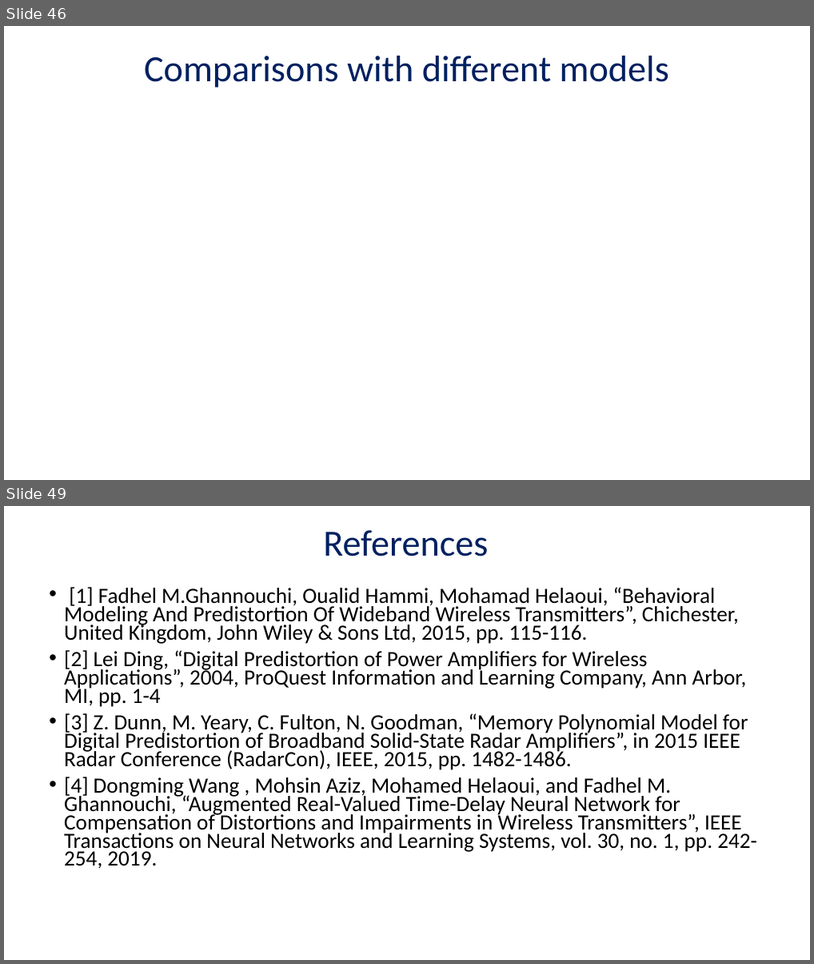
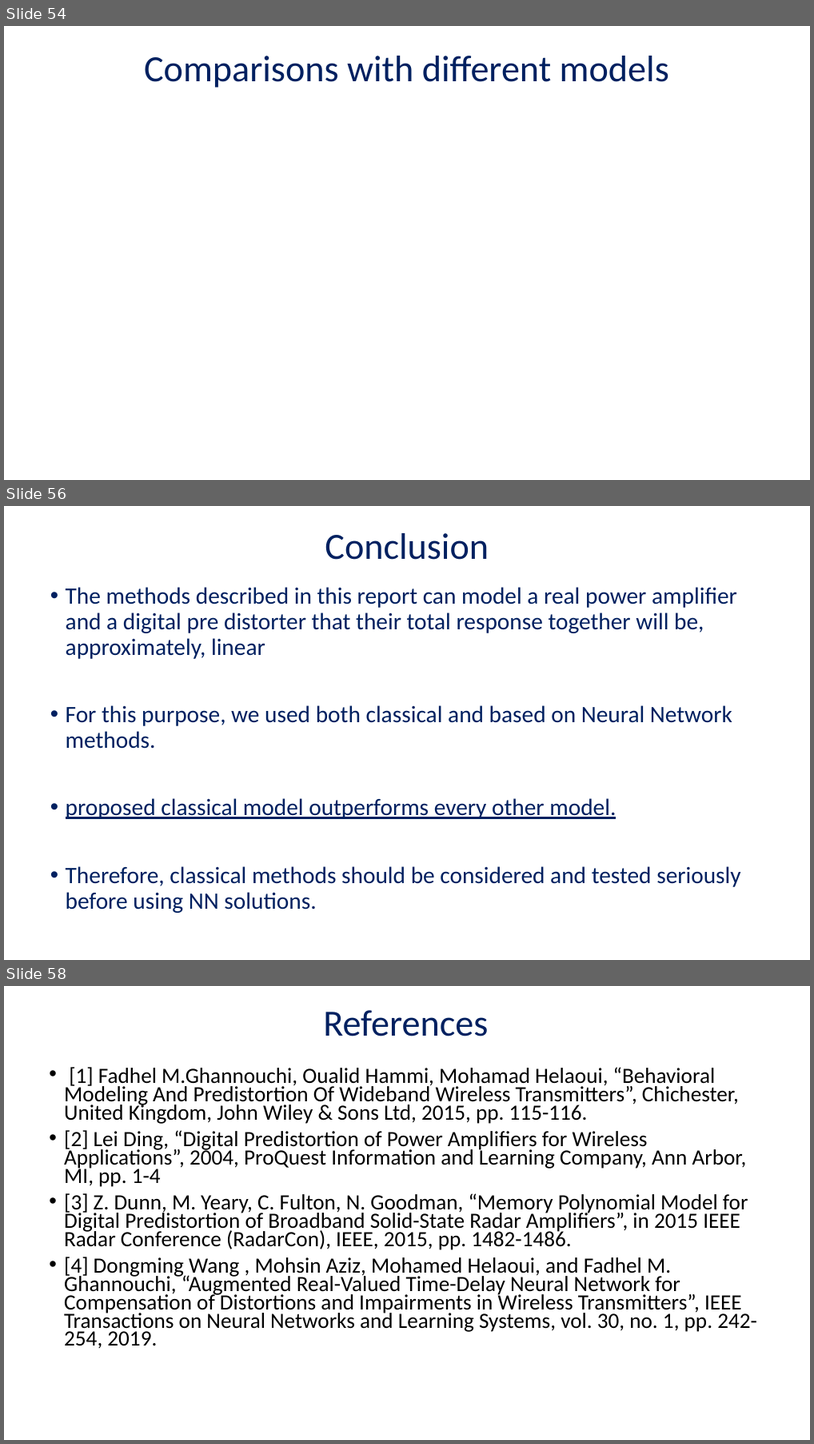
Before and after one commit to AdirCN/DPD, a slide deck: documents/Final Presentation.pptx. Shown one above the other, each under a label of ours: slides 46 and 49 before the commit, slides 54, 56 and 58 after it; the slides between them are not shown. The pictures are 814x964 and 814x1444 pixels, drawn with LibreOffice and Linux fonts; fonts in the diff are those of the drawing; background and template pictures are left out. Boxes give left, top, right and bottom in pixels: in the first picture for what was removed or moved away, otherwise in the second. Text is boxed around its words. In the diff, an @@ line names an element or a change of style, - is before the commit and + after.

```diff
--- a/documents/Final Presentation.pptx
+++ b/documents/Final Presentation.pptx
@@ slide 56 added at (4, 506, 810, 960), background #FFFFFF @@
@@ text added at (325, 533, 489, 560), 44 pt, text #002060 @@
+Conclusion
@@ text added at (66, 587, 741, 912), 28 pt, text #002060 @@
+• The methods described in this report can model a real power amplifier and a digital pre distorter that their total response together will be, approximately, linear
+• For this purpose, we used both classical and based on Neural Network methods.
+• proposed classical model outperforms every other model.
+• Therefore, classical methods should be considered and tested seriously before using NN solutions.
@@ what was slide 46 is now slide 54 @@
@@ what was slide 49 is now slide 58 @@
```
Also in this commit, not shown: 3 slides changed, 11 other slides added, 3 slides removed, 2 other files.
